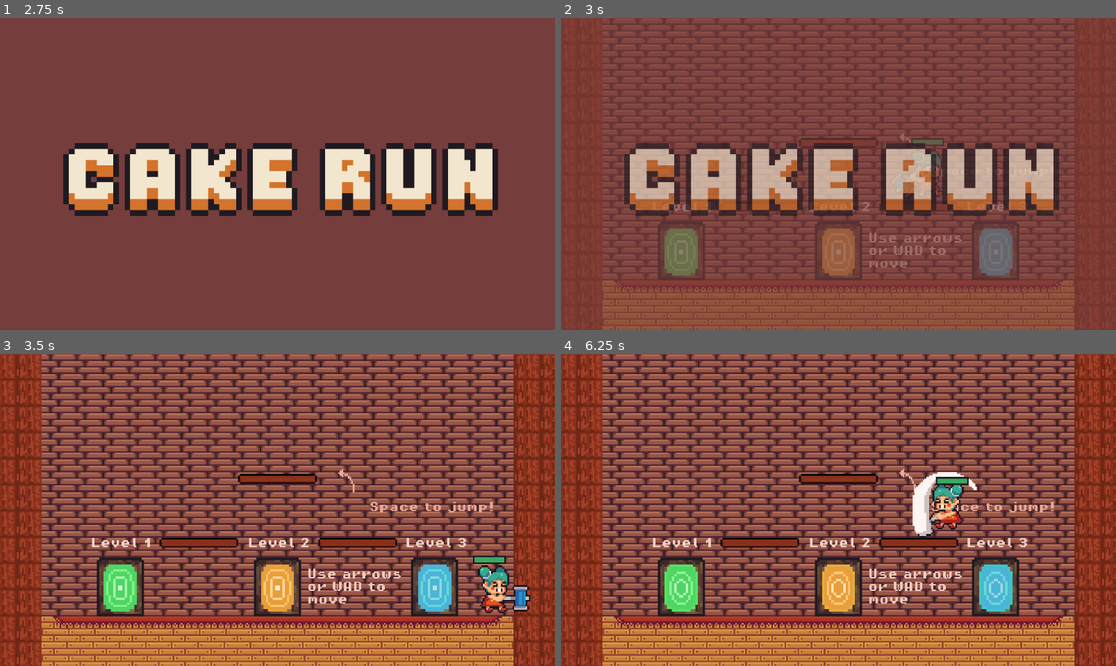
Above: before the commit, frames 1-4 (two rows, left to right).
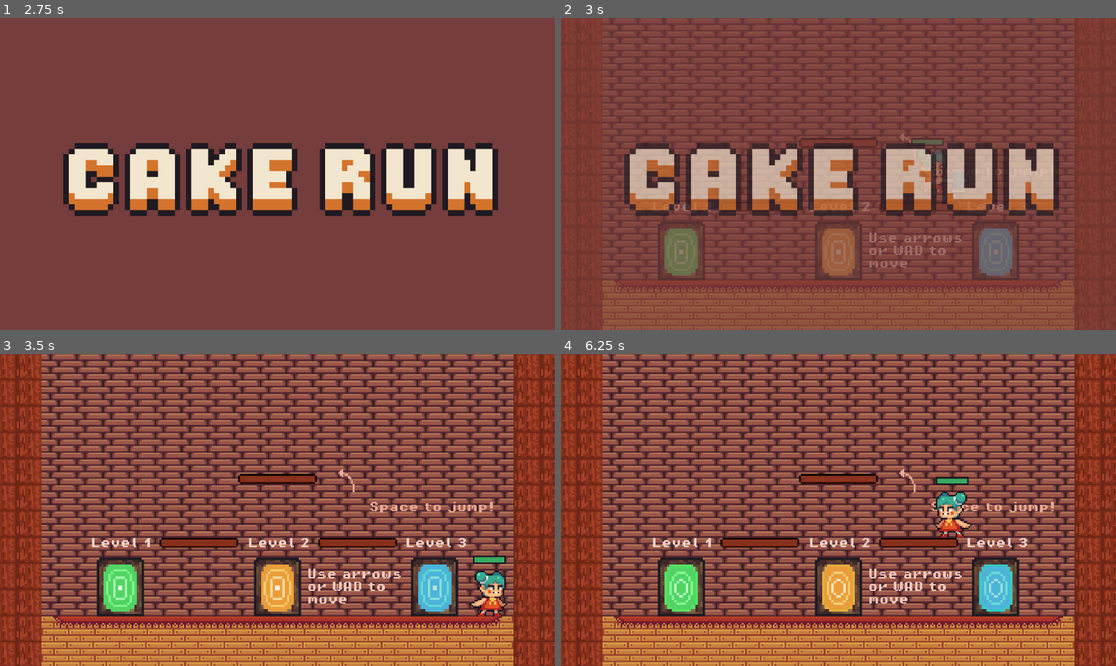
Above: after the commit, the same moments.

Repository: CakeRun/Vaerkstedsuge.github-brug-denne
Game: Godot game, scene res://main_scenes/tutroial_scene/MainTutorialScene.tscn
Same seed, same stepped clock (60 frames per second), same inputs: the game is played once before the commit and once after it.
Inputs:
- Up to frame 1 (2.75 s): tap Enter at 0.5, 2 s; hold D (move_right) 0.53-2.03 s; tap F (attack) at 0.6, 1.35, 2.3 s; tap Space (jump) at 0.77, 1.25, 1.52 s; hold A (move_left) from 2.03 s (still down); tap E (enter) at 2.1 s
- Up to frame 2 (3 s): tap Space (jump) at 2.75 s; release A (move_left) at 2.78 s; hold D (move_right) from 2.78 s (still down); tap F (attack) at 2.85 s
- Up to frame 3 (3.5 s): keep holding D (move_right); tap Space (jump) at 3.02 s
- Up to frame 4 (6.25 s): tap F (attack) at 3.6, 4.55, 5.1, 5.85 s; tap Space (jump) at 3.77, 4.52, 6.02 s; release D (move_right) at 4.28 s; hold A (move_left) 4.28-5.03 s; tap E (enter) at 4.35 s; hold D (move_right) 5.03-5.78 s; hold A (move_left) from 5.78 s (still down)

Frame 1 is identical in both runs. In frame 2, 0.1% of the frame differs, in the area x 65-69%, y 42-58%; in frame 3, 1.0%; in frame 4, 1.5%, in the area x 63-75%, y 37-59%.

Commit message:
Small combat fixes

Diff:
--- a/GoDot/Enemy 3 (bear)/enemy_3_scene.tscn
+++ b/GoDot/Enemy 3 (bear)/enemy_3_scene.tscn
@@ -183,6 +183,23 @@
 
 [sub_resource type="CircleShape2D" id="CircleShape2D_ffyq7"]
 radius = 20.3342
+
+[sub_resource type="StyleBoxFlat" id="StyleBoxFlat_rl5qw"]
+bg_color = Color(0.857869, 0.310185, 0.180744, 1)
+border_width_left = 1
+border_width_top = 1
+border_width_right = 1
+border_width_bottom = 1
+border_color = Color(0.105882, 0.0784314, 0.117647, 1)
+expand_margin_top = 1.0
+
+[sub_resource type="StyleBoxLine" id="StyleBoxLine_f78of"]
+content_margin_top = 2.0
+content_margin_right = 0.0
+color = Color(0.219608, 0.666667, 0.388235, 1)
+grow_begin = -1.0
+grow_end = -1.0
+thickness = 3
 
 [node name="Enemy3Scene" type="CharacterBody2D"]
 collision_layer = 2
@@ -253,6 +270,18 @@
 [node name="edge_right" type="RayCast2D" parent="."]
 position = Vector2(0, -9)
 target_position = Vector2(21, 13)
+
+[node name="HealthBar" type="ProgressBar" parent="."]
+offset_left = -12.0
+offset_top = -34.0
+offset_right = 8.0
+offset_bottom = -30.0
+theme_override_styles/background = SubResource("StyleBoxFlat_rl5qw")
+theme_override_styles/fill = SubResource("StyleBoxLine_f78of")
+max_value = 2.0
+value = 2.0
+show_percentage = false
+metadata/_edit_use_anchors_ = true
 
 [connection signal="body_entered" from="wakeup_area" to="." method="_on_wakeup_area_body_entered"]
 [connection signal="body_exited" from="wakeup_area" to="." method="_on_wakeup_area_body_exited"]
--- a/GoDot/Enemy 3 (bear)/enemy_3_script.gd
+++ b/GoDot/Enemy 3 (bear)/enemy_3_script.gd
@@ -6,6 +6,7 @@
 
 @onready var edge_left = $edge_left
 @onready var edge_right = $edge_right
+@onready var health_bar = $HealthBar
 
 
 var speed = 200
@@ -108,6 +109,7 @@
 	if GameManager.player_current_attack and player_inattack_zone == true:
 		await get_tree().create_timer(0.2).timeout
 		health = health - 1
+		health_bar.value = health
 		print("enemy health - 1")
 		if health <= 0:
 			GameManager.enemy_type = "Bear"
--- a/GoDot/Player/player_script.gd
+++ b/GoDot/Player/player_script.gd
@@ -97,10 +97,10 @@
 		get_tree().reload_current_scene()
 
 func attack():
-	if Input.is_action_just_pressed("attack"):
+	if Input.is_action_just_pressed("attack") and attack_ip == false:
 		GameManager.player_current_attack = true
 		attack_ip = true
-		await get_tree().create_timer(0.02).timeout
+		await get_tree().create_timer(0.01).timeout
 		GameManager.player_current_attack = false
 		$AnimatedSprite2D.play("hit")
 		bonk.play()
Not shown: 1 places in GoDot/Enemy 3 (bear)/enemy_3_scene.tscn that only renumber resources
Not shown: 1 places in GoDot/level 2 (fall)/Level 2.tscn that only renumber resources
